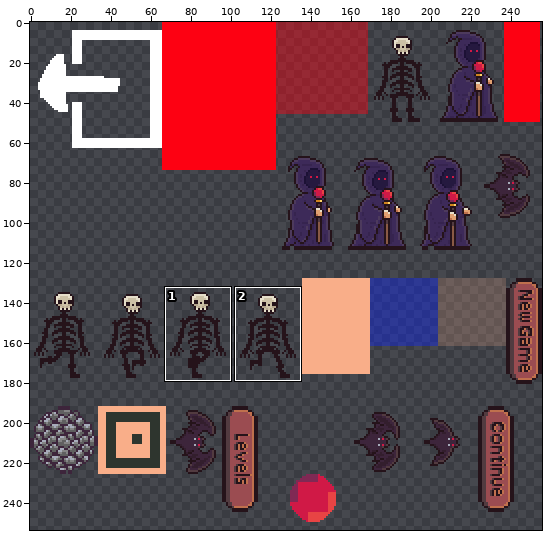
Sprite sheet, stored at Matteria/images/shared-0-sheet2.png. The first picture is a wide view before the edit; the outline marks the close-up.
Close-up. As it was:
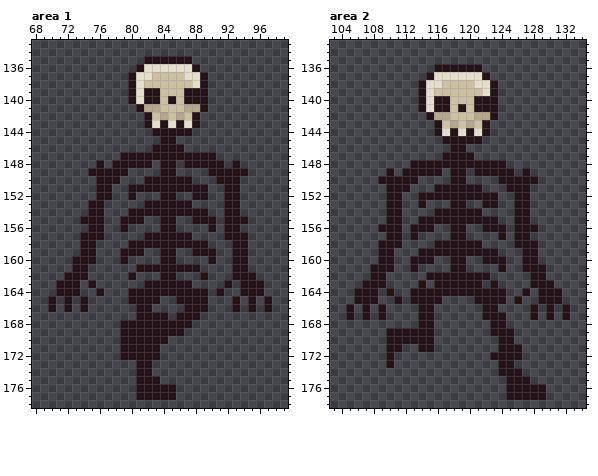
The file is 256x256 pixels. Shown: area 1: x 68..99, y 133..178; area 2: x 103..134, y 133..178. The wide view leaves out empty margins. The commit also changed other parts of the picture, which this record leaves out.
After:
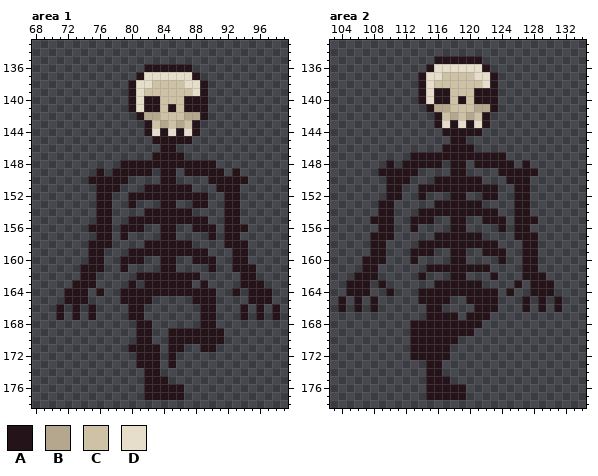
Palette (. is transparent): A #25131a  B #b5a68e  C #cdc1a6  D #e6deca
What changed:
Changed rows in their new state; - is an unchanged pixel.
Area 1:
first column x 70:
135 ------------......-----------
136 -----------.AAAAAA.----------
137 ----------.A-DDDD-A.---------
138 ------------D----D-----------
139 ------------CC---CD----------
140 ---------------C-------------
141 ----------ADAA-A-AA----------
142 -----------ABBC-CBBA---------
143 -------------CBCBC-----------
144 ------------AD-D-DA----------
145 -------------A--AA-----------
146 -------------.--.------------
147 ---------....----....--------
148 ------.-.----A--A----.-.-----
149 -----.-.--AAA----AAA--.-.----
150 -----A---A--..--..--A---A----
151 --------A-..------..-A-------
152 -----------AAA--AA-----------
153 -----.-A--A-..--..AA---------
154 -----.-A--..------..---------
155 ----..-A-.--AA--AA--.---.----
156 -------A--AA------AA----A----
157 ----..-A-A--..--..--A---.----
158 ----.-AA--..------..--A------
159 ----.-A--.--AA--AA--.--------
160 ---..-A---AA------AA---------
161 ---.-AA--A-...--...-A----A---
162 --..-A----.AAA--AAA.---.-----
163 -..-A-----A--------A--.------
164 -.--A----A----------A.-A.--A-
165 .--A-----A---.--..--A--.--A--
166 .A.A.A----A-.----..-A--.A.A.A
167 -A-A-A----A-...-...AA---A-A-A
168 ---------..--.....-AA--------
169 ---------..--..--AAAAA-------
170 ---------..--..AAAAAAA-------
171 ---------.-----AA--AA--------
172 ---------..----A-------------
173 -------------A-A-------------
174 -----------.-A---------------
175 -----------.--A--------------
176 -----------.----A------------
177 -----------.----A------------
Area 2:
first column x 104:
135 ------------AAAAAA-----------
136 -----------ADDDDDDA----------
137 ----------AD-CCCC-DA---------
138 ------------C----C-----------
139 ------------AA---AA----------
140 ---------------A-------------
141 ----------.ABB-C-BB----------
142 -----------.ACB-BCA.---------
143 -------------DADAD-----------
144 ------------.A-A-A.----------
145 -------------.--..-----------
146 -------------A--A------------
147 ---------AAAA----AAAA--------
148 ------A-A----.--.----A-A-----
149 -----A-A--...----...--A-A----
150 -----.---.--AA--AA--.---.----
151 --------.-AA------AA-.-------
152 -----------...--..-----------
153 -----A-.--.-AA--AA..---------
154 -----A-.--AA------AA---------
155 ----AA-.-A--..--..--A---A----
156 -------.--..------..----.----
157 ----AA-.-.--AA--AA--.---A----
158 ----A-..--AA------AA--.------
159 ----A-.--A--..--..--A--------
160 ---AA-.---..------..---------
161 ---A-..--.-AAA--AAA-.----.---
162 --AA-.----A...--...A---A-----
163 -AA-.-----.--------.--A------
164 -A--.----.----------.A-.A--.-
165 A--.---.-.---A--A---.-.A--.--
166 A.A.A.----.-A----A-----A.A.A.
167 -.-.-.----.-AAA-AA-..---.-.-.
168 ---------A--AAAAAA-..--------
169 ------...---AAAAA--...-------
170 ------...---AAA-----..-------
171 ------..-A--AA------...------
172 ------.--AAAAA-----....------
173 ------.----AA-------..-------
174 -----------AA-------...------
175 -----------AAA-------...-----
176 -----------AAAAA-----.....---
177 -----------AAAAA-----.....---
Boxes around the changes in both close-ups, in picture pixels (x1, y1, x2, y2):
changed: (48, 56, 280, 400)
changed: (338, 56, 570, 400)
